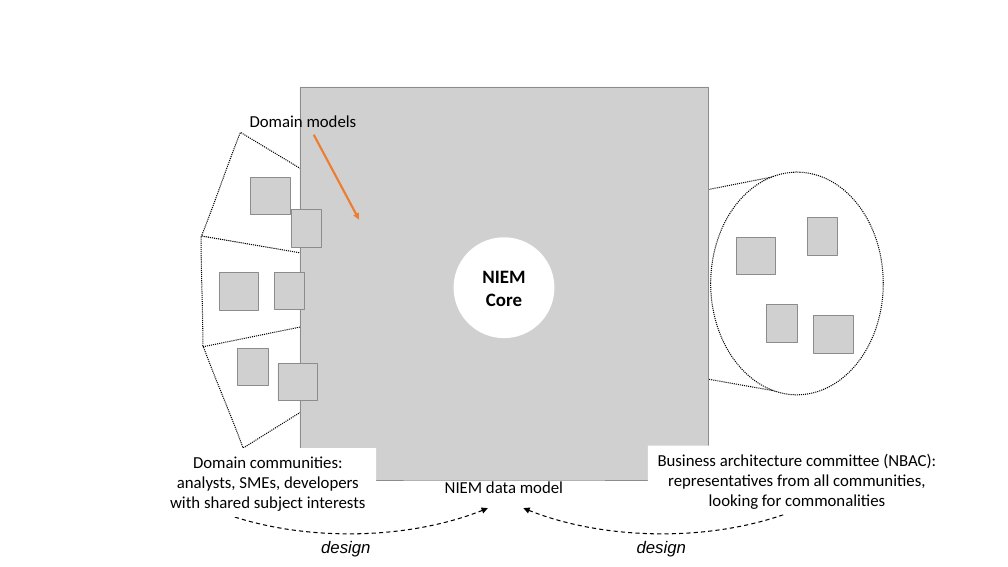
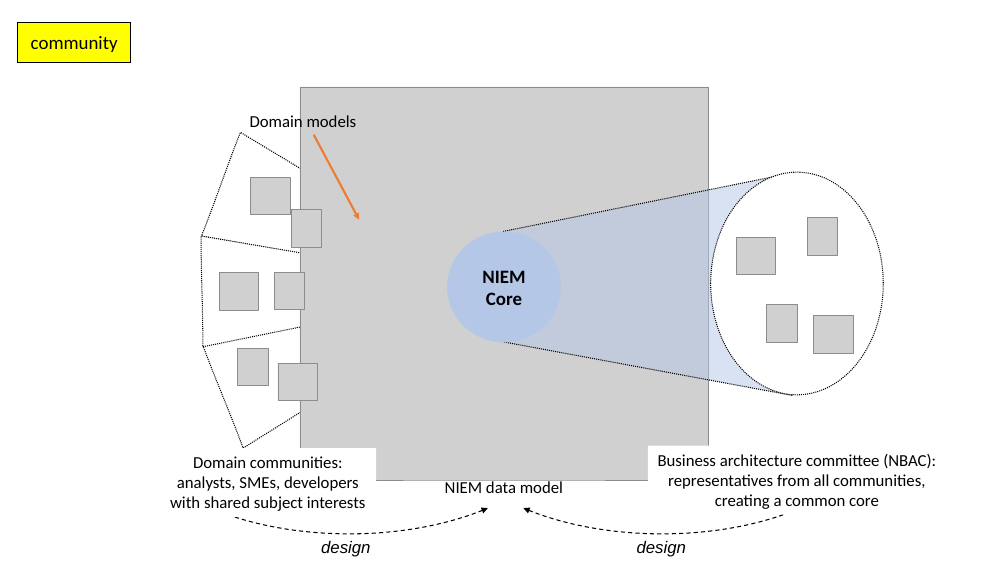
Before and after one commit to niemopen/niem-naming-design-rules, a slide deck: slide 3 of pptx/figures.pptx (slide 2 before the commit). Drawn at 1008x567 pixels with LibreOffice and Linux fonts; fonts in the diff are those of the drawing; grey boxes stand for pictures. Boxes give left, top, right and bottom in pixels: in the first picture for what was removed or moved away, otherwise in the second. Text is boxed around its words. In the diff, an @@ line names an element or a change of style, - is before the commit and + after.

```diff
--- a/pptx/figures.pptx
+++ b/pptx/figures.pptx
@@ rectangle added at bbox=[18, 22, 131, 62], fill #FFFF00, outline #000000 1 pt, 18 pt, text #000000 @@
+community
@@ freeform shape added at bbox=[503, 173, 793, 395], fill #B4C7E7 at 50% opacity, outline #000000 1 pt dashed @@
@@ line removed from (504, 230) to (797, 172) @@
@@ ellipse "NIEM": place and size @@
-ellipse "NIEM" at bbox=[454, 237, 554, 338]
+ellipse "NIEM" at bbox=[447, 231, 560, 343]
@@ ellipse "NIEM" at bbox=[447, 231, 560, 343]: fill #FFFFFF to #B4C7E7 @@
@@ line removed from (504, 343) to (797, 395) @@
@@ text at bbox=[658, 454, 936, 509]: text changed @@
-Business architecture committee (NBAC): representatives from all communities, looking for commonalities
+Business architecture committee (NBAC): representatives from all communities, creating a common core
```
Also in this commit, not shown: 2 other slides changed, 3 slides added, 19 other files.
